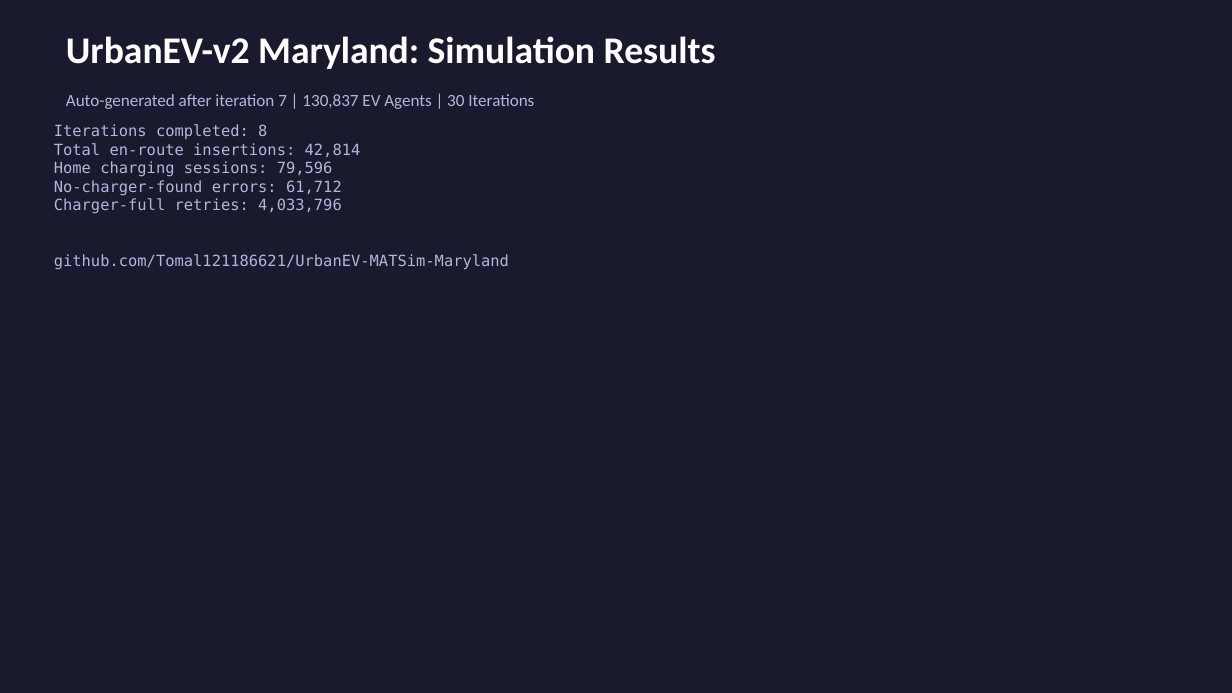
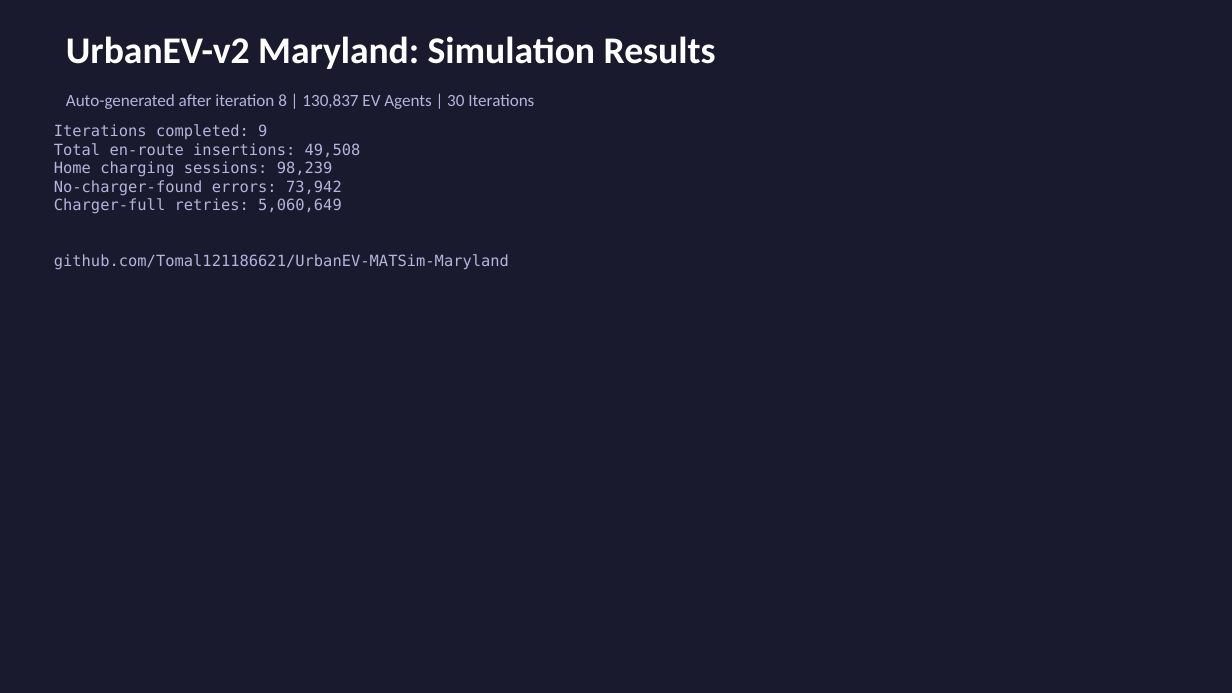
Before and after one commit to Tomal121186621/UrbanEV-MATSim-Maryland, a slide deck: slide 1 of UrbanEV_Results.pptx. Drawn at 1232x693 pixels with LibreOffice and Linux fonts; fonts in the diff are those of the drawing. Boxes give left, top, right and bottom in pixels: in the first picture for what was removed or moved away, otherwise in the second. Text is boxed around its words. In the diff, an @@ line names an element or a change of style, - is before the commit and + after.

Commit message:
Auto-update results after iteration 8

```diff
--- a/UrbanEV_Results.pptx
+++ b/UrbanEV_Results.pptx
@@ text at [66, 94, 534, 109]: text changed @@
-Auto-generated after iteration 7 | 130,837 EV Agents | 30 Iterations
+Auto-generated after iteration 8 | 130,837 EV Agents | 30 Iterations
@@ text at [54, 124, 361, 214]: text changed @@
-Iterations completed: 8
-Total en-route insertions: 42,814
-Home charging sessions: 79,596
-No-charger-found errors: 61,712
-Charger-full retries: 4,033,796
+Iterations completed: 9
+Total en-route insertions: 49,508
+Home charging sessions: 98,239
+No-charger-found errors: 73,942
+Charger-full retries: 5,060,649
```
Also in this commit, not shown: 6 other slides changed.
